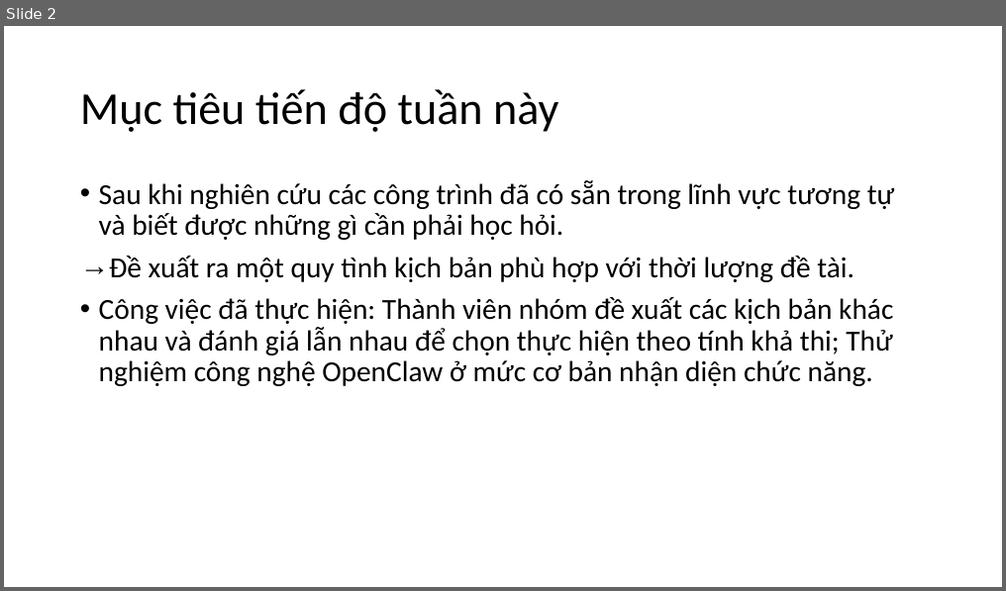
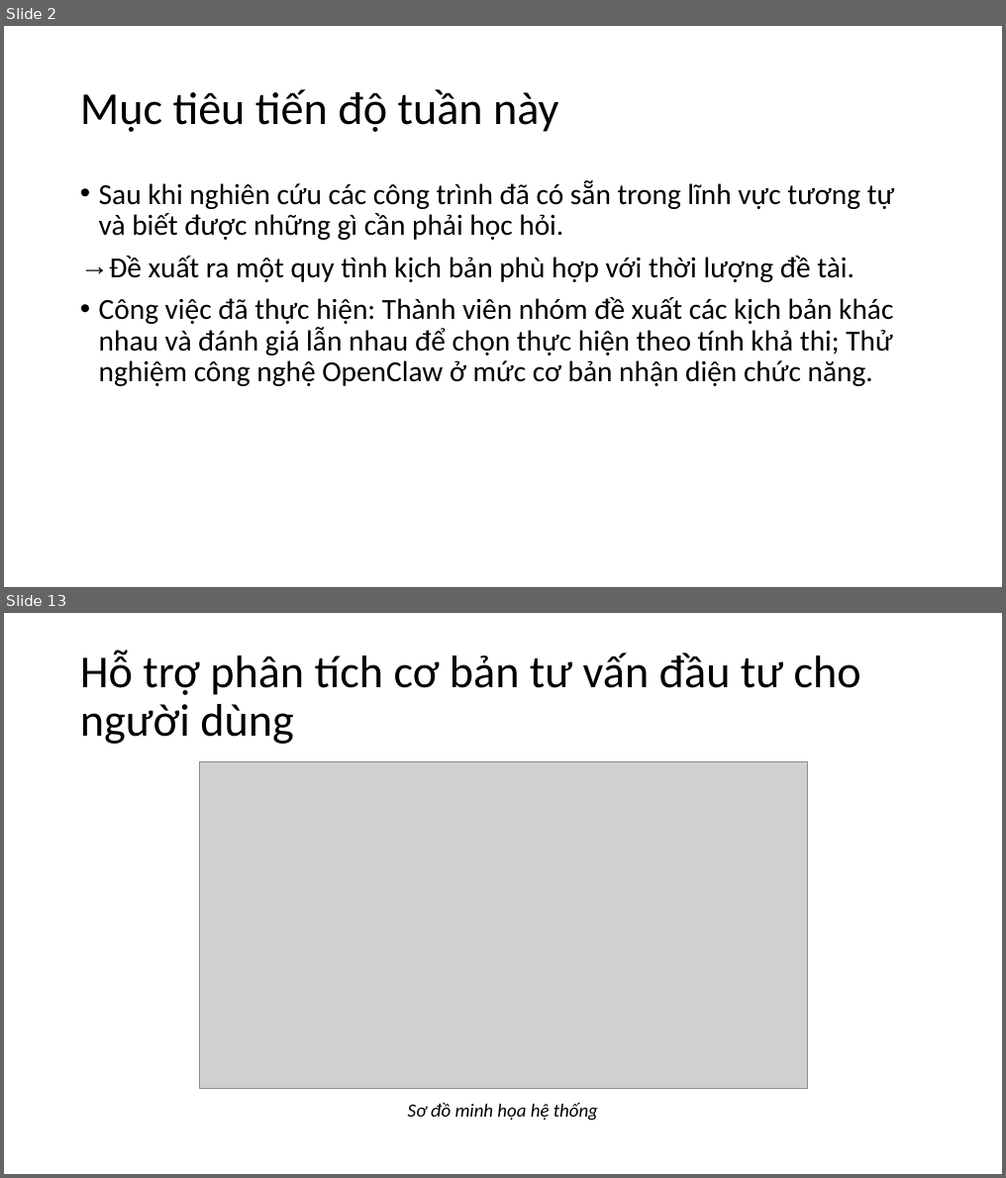
Before and after one commit to CallmeSen/CCNLTHD, a slide deck: Development_Process/Week_10/Report_Progress_Week10.pptx. Shown one above the other, each under a label of ours: slide 2 before the commit, slides 2 and 13 after it; the slides between them are not shown. The pictures are 1006x591 and 1006x1178 pixels, drawn with LibreOffice and Linux fonts; fonts in the diff are those of the drawing; grey boxes stand for pictures. Boxes give left, top, right and bottom in pixels: in the first picture for what was removed or moved away, otherwise in the second. Text is boxed around its words. In the diff, an @@ line names an element or a change of style, - is before the commit and + after.

```diff
--- a/Development_Process/Week_10/Report_Progress_Week10.pptx
+++ b/Development_Process/Week_10/Report_Progress_Week10.pptx
@@ slide 13 added at box(4, 613, 1002, 1174), background #FFFFFF @@
@@ title added at box(80, 650, 861, 744), 44 pt, text #000000 @@
+Hỗ trợ phân tích cơ bản tư vấn đầu tư cho người dùng
@@ picture added at box(199, 761, 807, 1088) @@
@@ text added at box(408, 1102, 598, 1121), 18 pt, text #000000, italic @@
+Sơ đồ minh họa hệ thống
```
Also in this commit, not shown: 2 slides changed, 15 other slides added, 5 other files.
